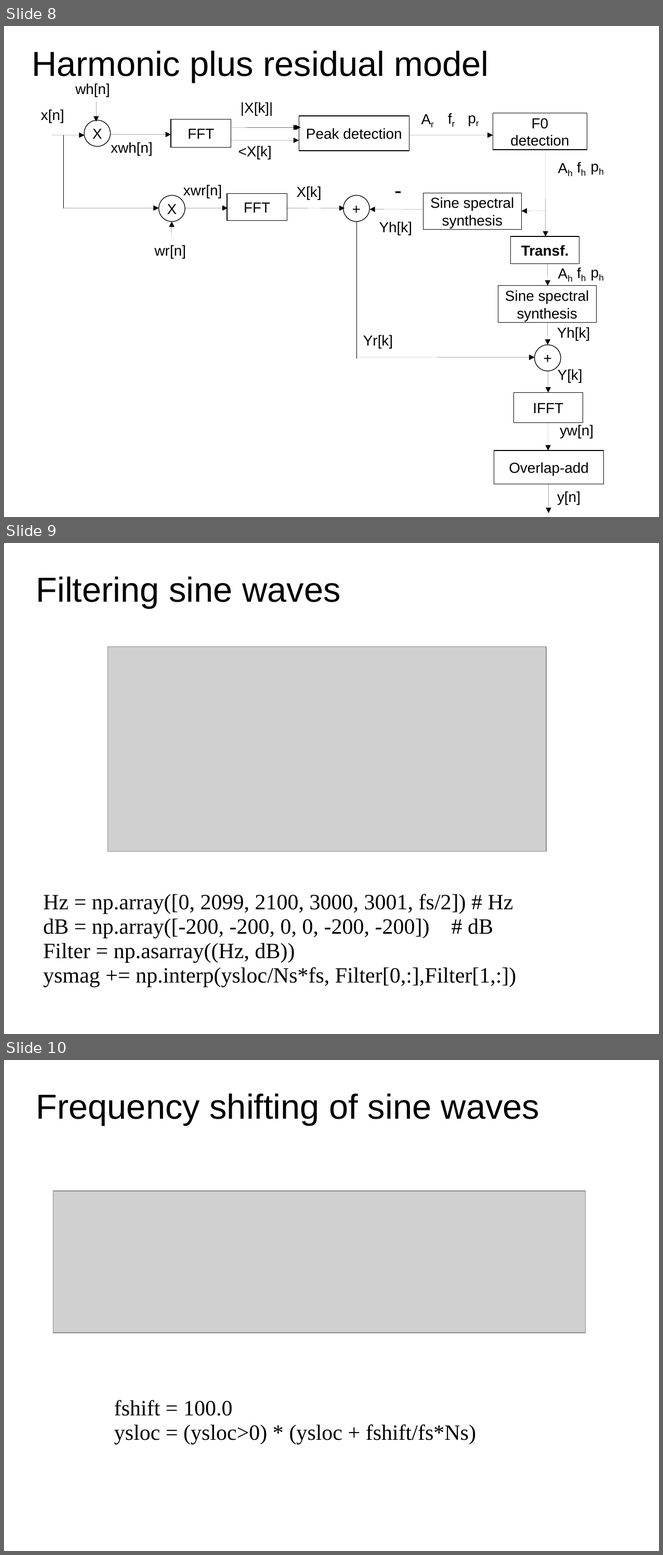
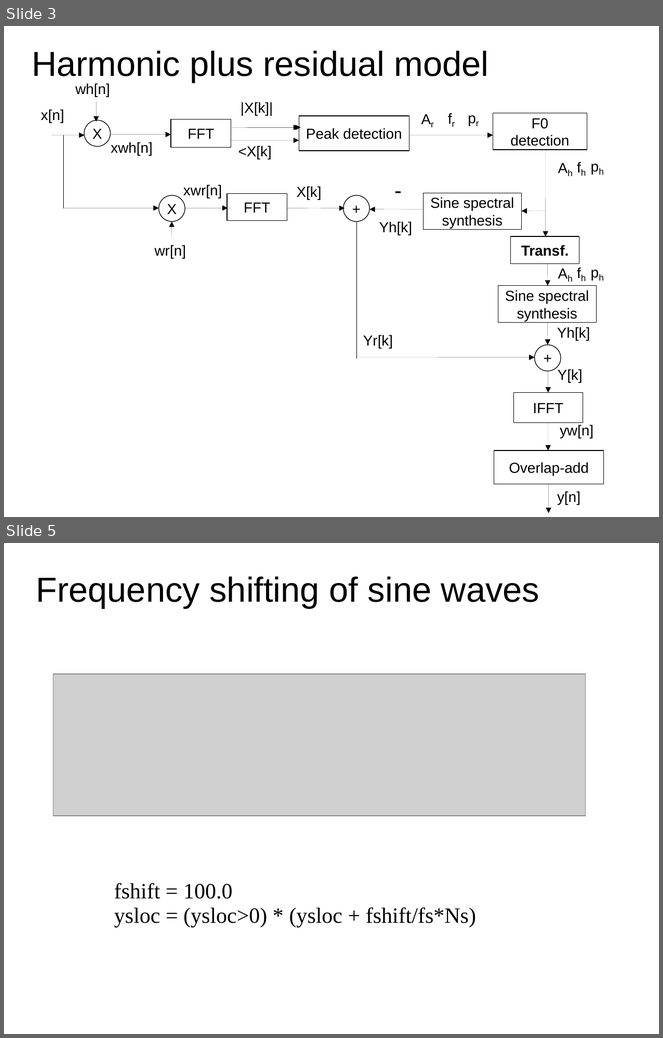
Before and after one commit to MTG/sms-tools, a slide deck: lectures/8-Sound-transformations/Sound-transformations-2.odp. Shown one above the other, each under a label of ours: slides 8, 9 and 10 before the commit, slides 3 and 5 after it; the slides between them are not shown. The pictures are 663x1555 and 663x1038 pixels, drawn with LibreOffice and Linux fonts; fonts in the diff are those of the drawing; grey boxes stand for pictures. Boxes give left, top, right and bottom in pixels: in the first picture for what was removed or moved away, otherwise in the second. Text is boxed around its words. In the diff, an @@ line names an element or a change of style, - is before the commit and + after.

```diff
--- a/lectures/8-Sound-transformations/Sound-transformations-2.odp
+++ b/lectures/8-Sound-transformations/Sound-transformations-2.odp
@@ slide 9 removed at box(4, 543, 659, 1034), background #FFFFFF @@
@@ title removed at box(36, 576, 341, 609) @@
-Filtering sine waves
@@ picture removed at box(107, 646, 546, 851) @@
@@ text removed at box(43, 894, 517, 988) @@
-Hz = np.array([0, 2099, 2100, 3000, 3001, fs/2]) # Hz
-dB = np.array([-200, -200, 0, 0, -200, -200]) # dB
-Filter = np.asarray((Hz, dB))
-ysmag += np.interp(ysloc/Ns*fs, Filter[0,:],Filter[1,:])
@@ what was slide 8 is now slide 3 @@
@@ what was slide 10 is now slide 5 @@
```
Also in this commit, not shown: 3 slides changed, 2 slides added, 12 other slides removed, 17 other files.
